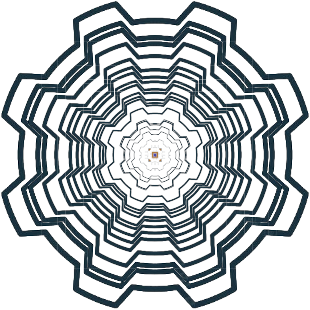
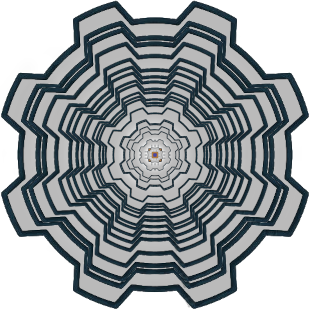
Layers edited between the first and the second w=310, h=310 image:
removed layer "Site Icon_114.png" over [98,98,212,212]
removed layer "Site Icon_120.png" over [95,95,215,215]
removed layer "Site Icon_128.png" over [91,91,219,219]
removed layer "Site Icon_144.png" over [83,83,227,227]
removed layer "Site Icon_152.png" over [79,79,231,231]
removed layer "Site Icon_167.png" over [71,71,238,238]
removed layer "Site Icon_180.png" over [65,65,245,245]
removed layer "Site Icon_196.png" over [57,57,253,253]
removed layer "Site Icon_228.png" over [41,41,269,269]
removed layer "Site Icon_256.png" over [27,27,283,282]
removed layer "Site Icon_270.png" over [20,20,290,289]
removed layer "Site Icon_310.png" over [0,0,309,309]
added layer "Site Icon_114" above "Site Icon_120" over [98,98,212,212]
added layer "Site Icon_120" above "Site Icon_128" over [95,95,215,215]
added layer "Site Icon_128" above "Site Icon_144" over [91,91,219,219]
added layer "Site Icon_144" above "Site Icon_152" over [83,83,227,227]
added layer "Site Icon_152" above "Site Icon_167" over [79,79,231,231]
added layer "Site Icon_167" above "Site Icon_180" over [71,71,238,238]
added layer "Site Icon_180" above "Site Icon_196" over [65,65,245,245]
added layer "Site Icon_196" above "Site Icon_228" over [57,57,253,253]
added layer "Site Icon_228" above "Site Icon_256" over [41,41,269,269]
added layer "Site Icon_256" above "Site Icon_270" over [27,27,283,282]
added layer "Site Icon_270" above "Site Icon_310" over [20,20,290,289]
added layer "Site Icon_310" over [0,0,309,309]
…and 14 more changes (7 added, 7 removed)
